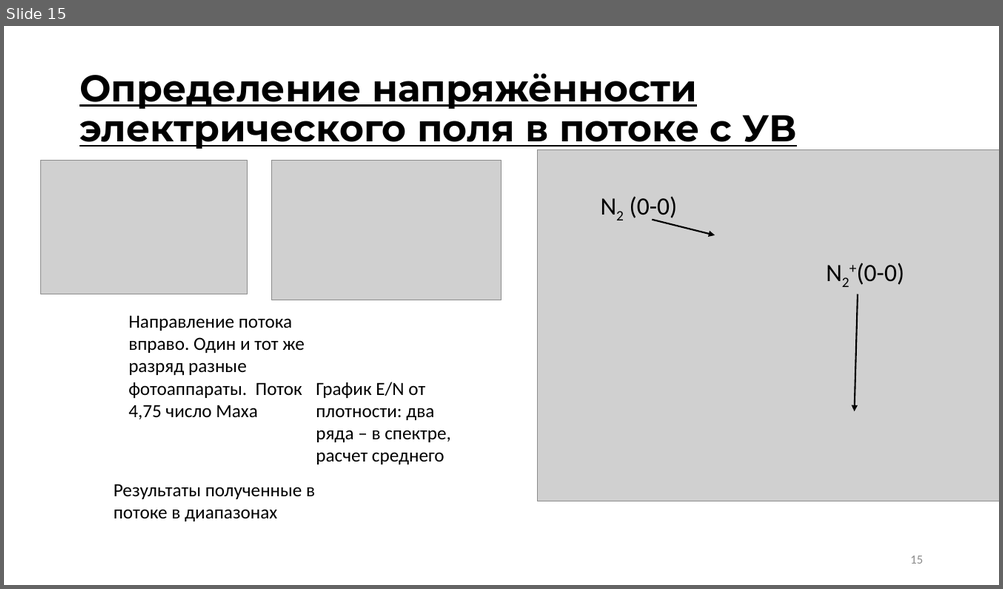
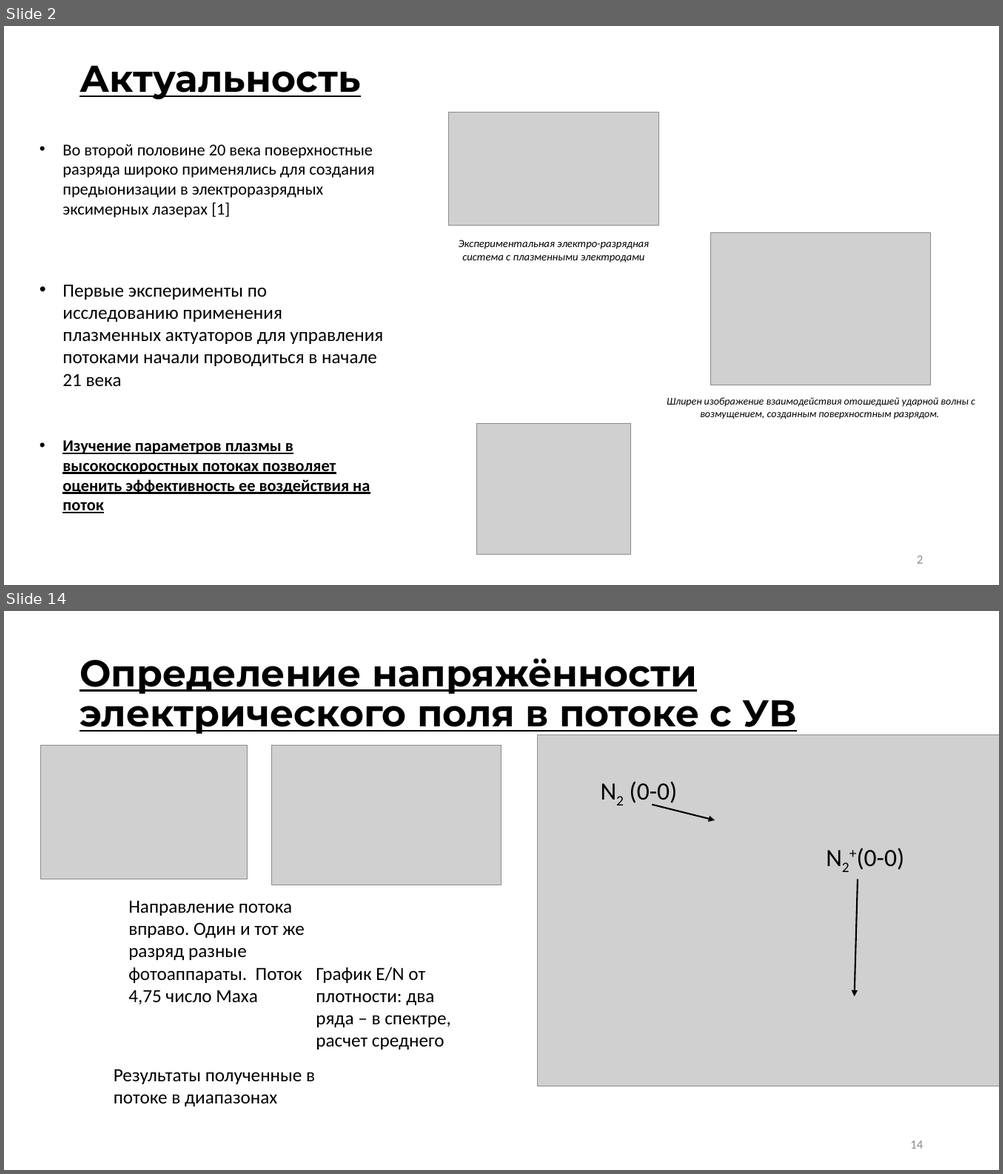
Before and after one commit to ulanich/msu, a slide deck: МАГ.ДИСС/предзащита.pptx. Shown one above the other, each under a label of ours: slide 15 before the commit, slides 2 and 14 after it; the slides between them are not shown. The pictures are 1003x589 and 1003x1174 pixels, drawn with LibreOffice and Linux fonts; fonts in the diff are those of the drawing; grey boxes stand for pictures. Boxes give left, top, right and bottom in pixels: in the first picture for what was removed or moved away, otherwise in the second. Text is boxed around its words. In the diff, an @@ line names an element or a change of style, - is before the commit and + after.

```diff
--- a/МАГ.ДИСС/предзащита.pptx
+++ b/МАГ.ДИСС/предзащита.pptx
@@ slide 2 added at (4,26,999,585), background #FFFFFF @@
@@ title added at (79,65,360,99), 36 pt, text #000000, bold, underline @@
+Актуальность
@@ picture added at (449,112,659,225) @@
@@ text added at (62,144,374,218), 16 pt, text #000000 @@
+• Во второй половине 20 века поверхностные разряда широко применялись для создания предыонизации в электроразрядных эксимерных лазерах [1]
@@ text added at (458,240,649,263), 10.5 pt, text #000000, italic @@
+Экспериментальная электро-разрядная система с плазменными электродами
@@ picture added at (711,233,930,386) @@
@@ text added at (62,284,383,386), 18 pt, text #000000 @@
+• Первые эксперименты по исследованию применения плазменных актуаторов для управления потоками начали проводиться в начале 21 века
@@ text added at (666,397,975,420), 10 pt, text #000000, italic @@
+Шлирен изображение взаимодействия отошедшей ударной волны с возмущением, созданным поверхностным разрядом.
@@ picture added at (477,424,631,555) @@
@@ text added at (62,440,370,514), 16 pt, text #000000, bold, underline @@
+• Изучение параметров плазмы в высокоскоростных потоках позволяет оценить эффективность ее воздействия на поток
@@ page number added at (916,556,922,564), 12 pt, text #8C8C8C @@
+2
@@ what was slide 15 is now slide 14 @@
@@ page number at (910,1141,922,1149): text changed @@
-15
+14
```
Also in this commit, not shown: 13 slides changed, 1 other slide added, 2 slides removed.
